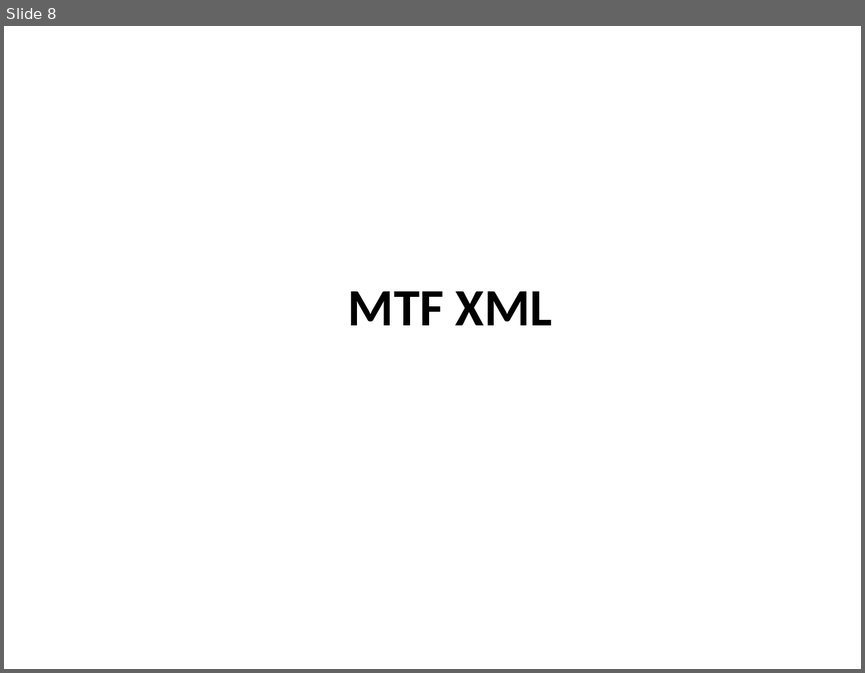
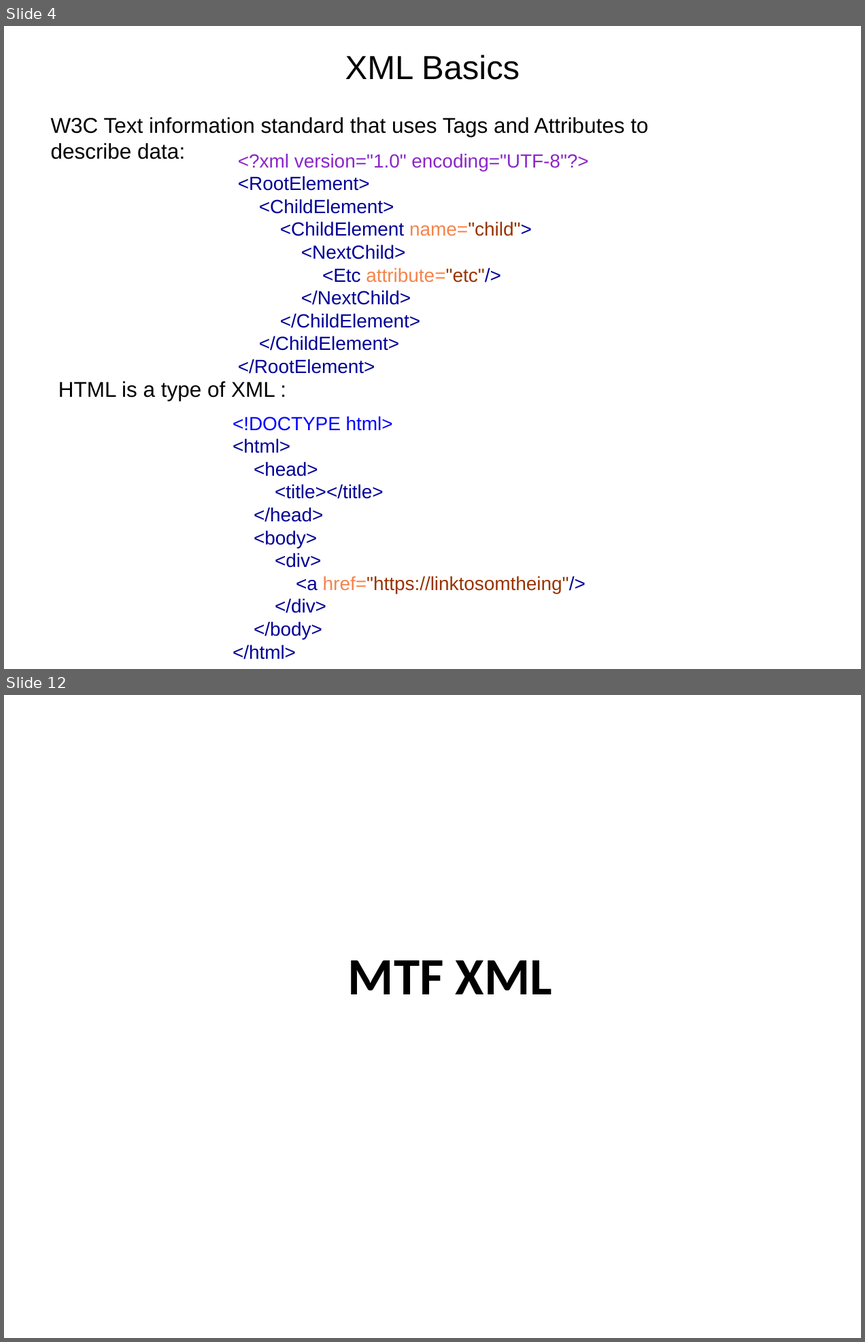
Before and after one commit to mil-oss/MTFXML, a slide deck: Docs/Re-factor/MTF_XML_Refactor_Brief.pptx. Shown one above the other, each under a label of ours: slide 8 before the commit, slides 4 and 12 after it; the slides between them are not shown. The pictures are 865x673 and 865x1342 pixels, drawn with LibreOffice and Linux fonts; fonts in the diff are those of the drawing; background and template pictures are left out. Boxes give left, top, right and bottom in pixels: in the first picture for what was removed or moved away, otherwise in the second. Text is boxed around its words. In the diff, an @@ line names an element or a change of style, - is before the commit and + after.

```diff
--- a/Docs/Re-factor/MTF_XML_Refactor_Brief.pptx
+++ b/Docs/Re-factor/MTF_XML_Refactor_Brief.pptx
@@ slide 4 added at (4, 26, 861, 669), background #FFFFFF @@
@@ text added at (345, 55, 519, 80), 28 pt, text #000000 @@
+XML Basics
@@ text added at (51, 117, 648, 159), 18 pt, text #000000 @@
+W3C Text information standard that uses Tags and Attributes to describe data:
@@ text added at (238, 153, 588, 373), 16 pt, text #000096 @@
+<?xml version="1.0" encoding="UTF-8"?>
+<RootElement>
+<ChildElement>
+<ChildElement name="child">
+<NextChild>
+<Etc attribute="etc"/>
+</NextChild>
+</ChildElement>
+</ChildElement>
+</RootElement>
@@ text added at (58, 381, 275, 401), 18 pt, text #000000 @@
+HTML is a type of XML :
@@ text added at (232, 416, 585, 659), 16 pt, text #000096 @@
+<!DOCTYPE html>
+<html>
+<head>
+<title></title>
+</head>
+<body>
+<div>
+<a href="https://linktosomtheing"/>
+</div>
+</body>
+</html>
@@ what was slide 8 is now slide 12 @@
```
Also in this commit, not shown: 10 slides changed, 6 other slides added, 4 slides removed, 11 other files.
